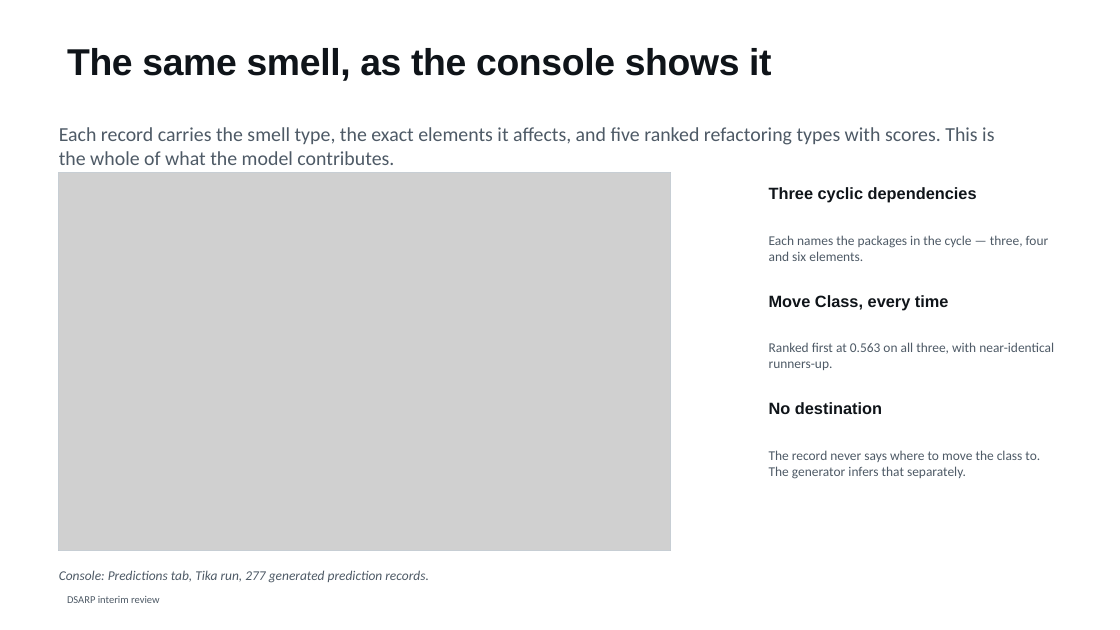
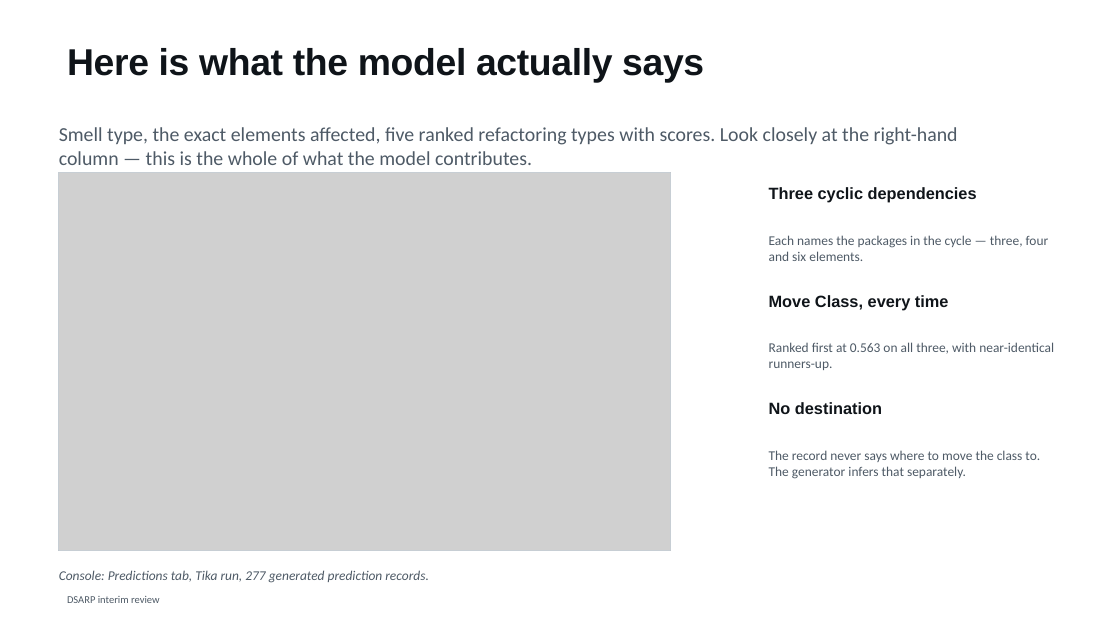
Before and after one commit to shimoriki/DSARPProject, a slide deck: slide 15 of docs/DSARP_interim_review.pptx (slide 14 before the commit). Drawn at 1120x630 pixels with LibreOffice and Linux fonts; fonts in the diff are those of the drawing; grey boxes stand for pictures. Boxes give left, top, right and bottom in pixels: in the first picture for what was removed or moved away, otherwise in the second. Text is boxed around its words. In the diff, an @@ line names an element or a change of style, - is before the commit and + after.

```diff
--- a/docs/DSARP_interim_review.pptx
+++ b/docs/DSARP_interim_review.pptx
@@ title at [67,48,704,82]: text changed @@
-The same smell, as the console shows it
+Here is what the model actually says
@@ text at [59,127,958,165]: text changed @@
-Each record carries the smell type, the exact elements it affects, and five ranked refactoring types with scores. This is the whole of what the model contributes.
+Smell type, the exact elements affected, five ranked refactoring types with scores. Look closely at the right-hand column — this is the whole of what the model contributes.
```
Also in this commit, not shown: 35 other slides changed, 2 slides added, 3 other files.
